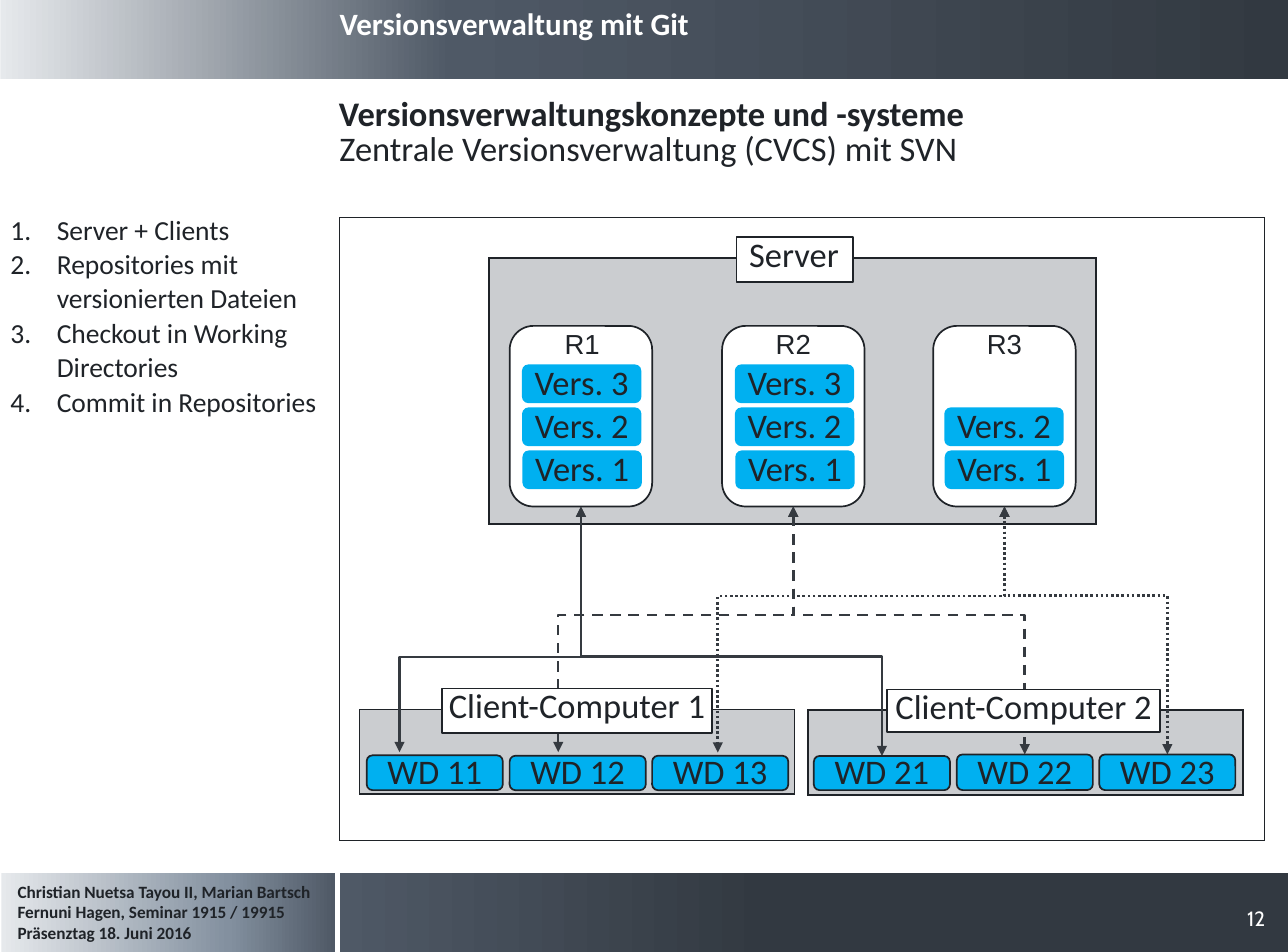
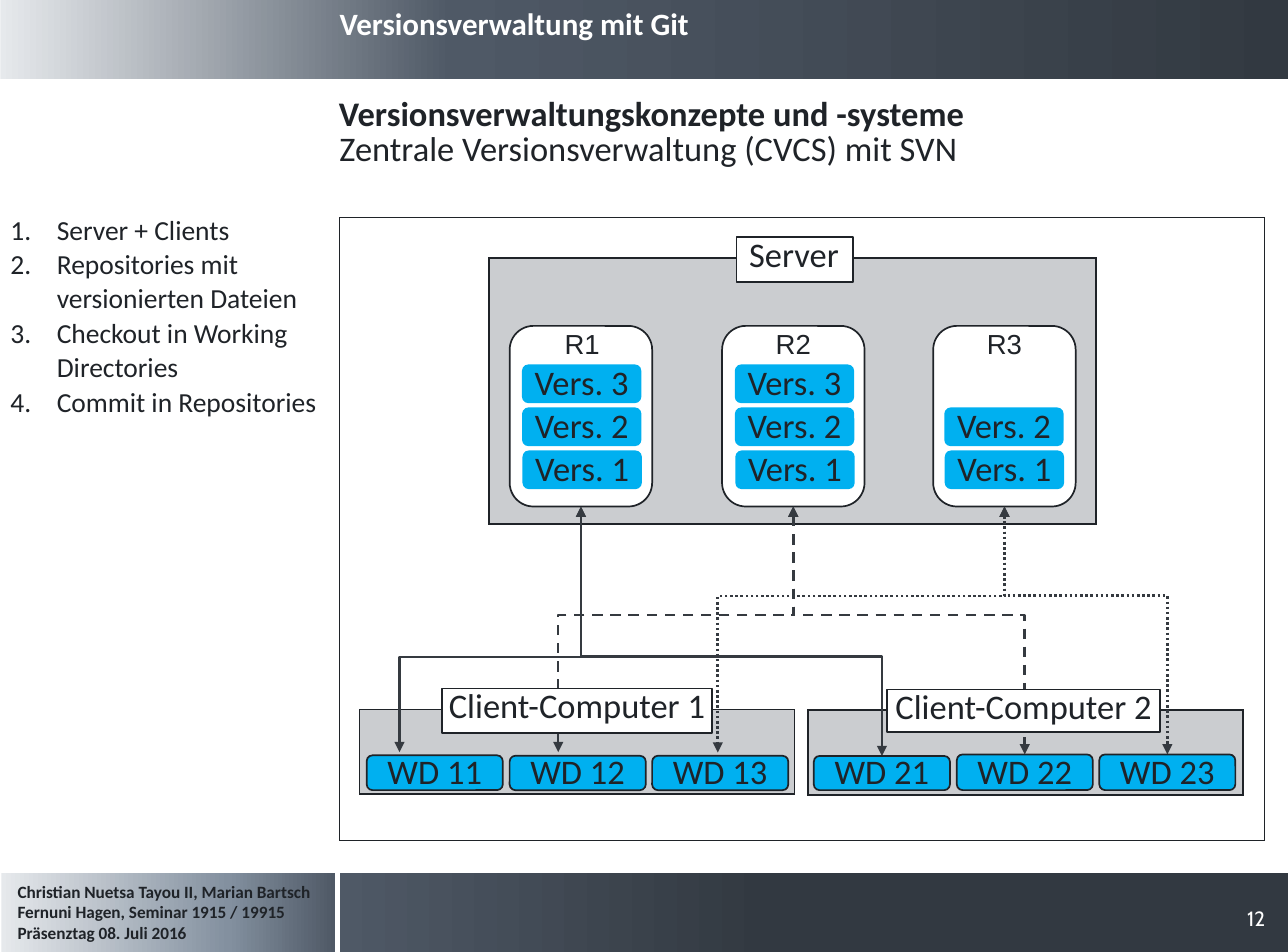
Before and after one commit to cristallin/git-project-seminar, a slide deck: slide 12 of Präsentation_Seminararbeit.pptx. Drawn at 1288x952 pixels with LibreOffice and Linux fonts; fonts in the diff are those of the drawing; background and template pictures are left out. Boxes give left, top, right and bottom in pixels: in the first picture for what was removed or moved away, otherwise in the second. Text is boxed around its words. In the diff, an @@ line names an element or a change of style, - is before the commit and + after.

```diff
--- a/Präsentation_Seminararbeit.pptx
+++ b/Präsentation_Seminararbeit.pptx
@@ text at (18,886,310,942): text changed @@
-Christian Nuetsa Tayou II, Marian Bartsch Fernuni Hagen, Seminar 1915 / 19915 Präsenztag 18. Juni 2016
+Christian Nuetsa Tayou II, Marian Bartsch Fernuni Hagen, Seminar 1915 / 19915 Präsenztag 08. Juli 2016
```
Also in this commit, not shown: 47 other slides changed.
